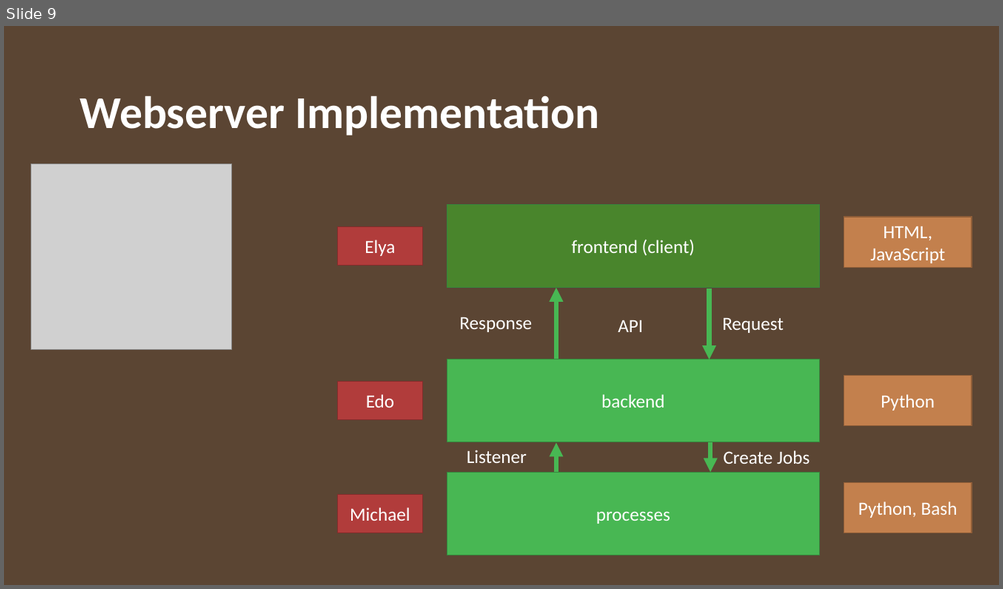
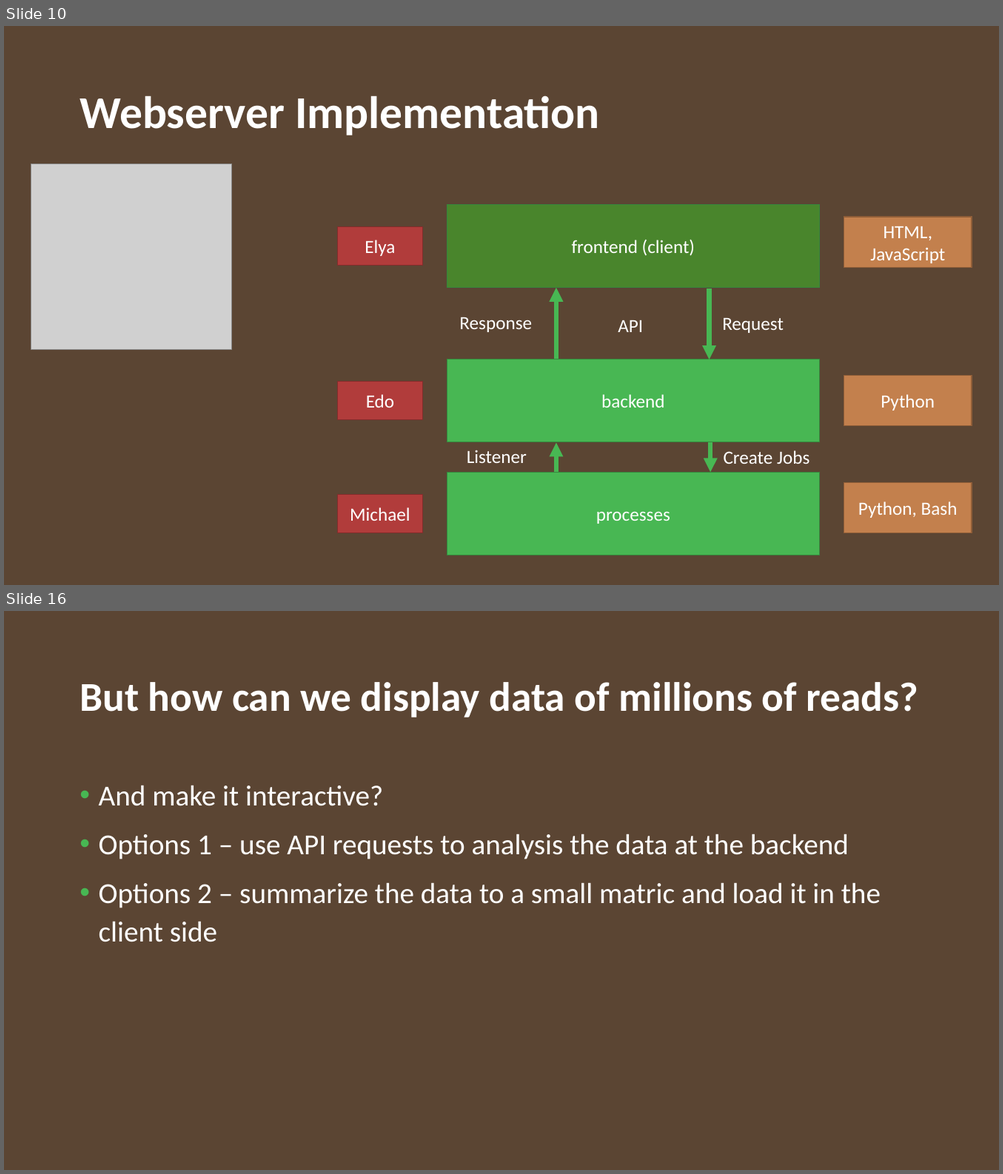
Before and after one commit to JuanParker1/NgsReadClearEngine, a slide deck: design/GenomeFltr_Server_1.pptx. Shown one above the other, each under a label of ours: slide 9 before the commit, slides 10 and 16 after it; the slides between them are not shown. The pictures are 1003x589 and 1003x1174 pixels, drawn with LibreOffice and Linux fonts; fonts in the diff are those of the drawing; grey boxes stand for pictures; background and template pictures are left out. Boxes give left, top, right and bottom in pixels: in the first picture for what was removed or moved away, otherwise in the second. Text is boxed around its words. In the diff, an @@ line names an element or a change of style, - is before the commit and + after.

```diff
--- a/design/GenomeFltr_Server_1.pptx
+++ b/design/GenomeFltr_Server_1.pptx
@@ slide 16 added at (4, 611, 999, 1170), background #FFFFFF; not listed: 1 template element that a slide beside it also shows @@
@@ title added at (79, 682, 919, 718), 39.6 pt, text #FFFFFF, bold @@
+But how can we display data of millions of reads?
@@ text added at (99, 785, 880, 943), 28 pt, text #FFFFFF @@
+• And make it interactive?
+• Options 1 – use API requests to analysis the data at the backend
+• Options 2 – summarize the data to a small matric and load it in the client side
@@ what was slide 9 is now slide 10 @@
```
Also in this commit, not shown: 2 slides changed, 14 other slides added, 1 slide removed, 1 other file.
